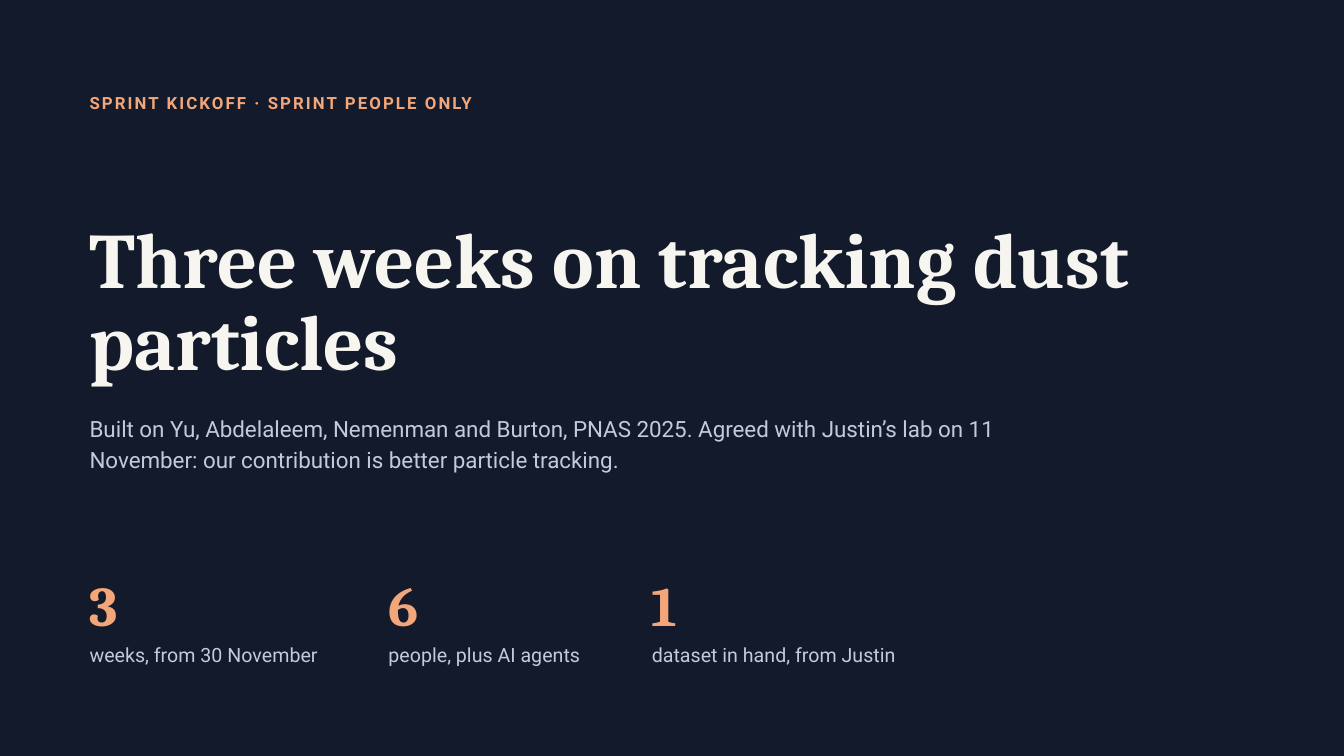
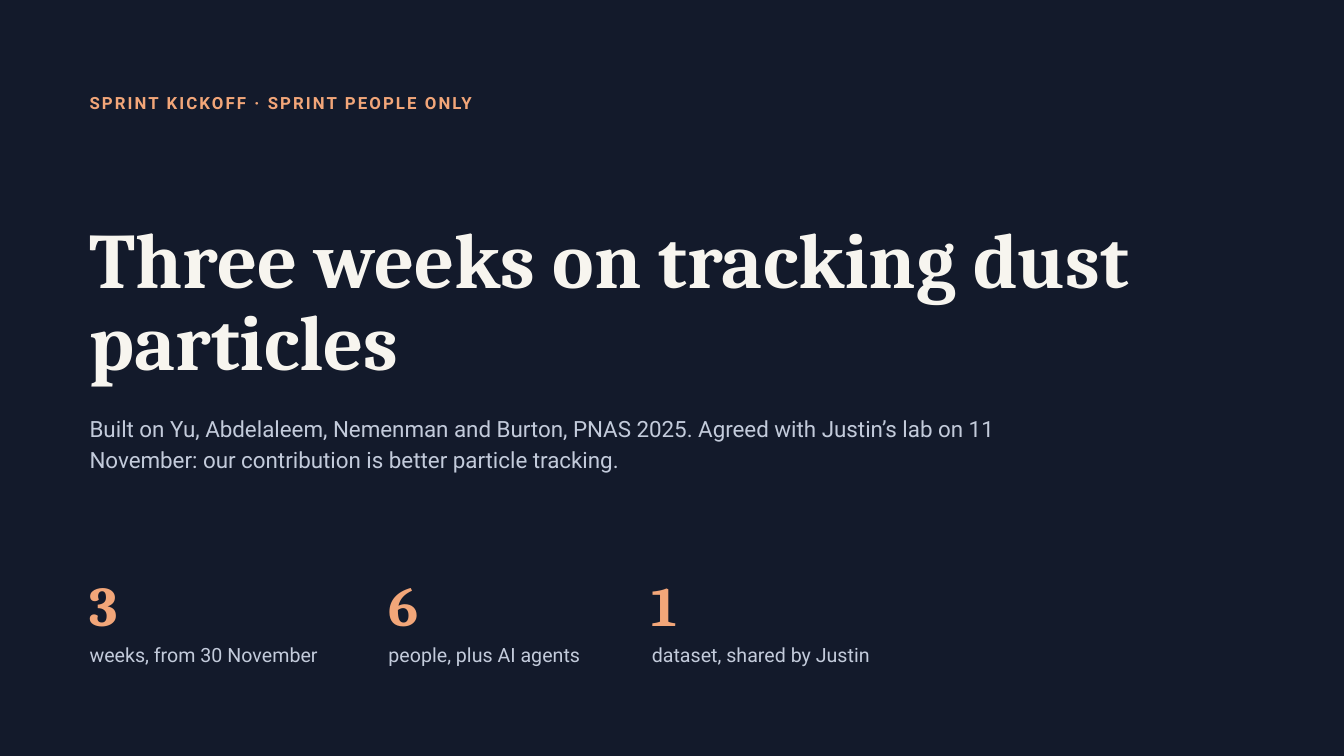
Before and after one commit to annacgilbert/TEMPEST-model-bake-off, a slide deck: slide 9 of shared/presentations/AI_agent_tutorial.pptx. Drawn at 1344x756 pixels with LibreOffice and Linux fonts; fonts in the diff are those of the drawing. Boxes give left, top, right and bottom in pixels: in the first picture for what was removed or moved away, otherwise in the second. Text is boxed around its words. In the diff, an @@ line names an element or a change of style, - is before the commit and + after.

```diff
--- a/shared/presentations/AI_agent_tutorial.pptx
+++ b/shared/presentations/AI_agent_tutorial.pptx
@@ text at [652,647,870,666]: text changed @@
-dataset in hand, from Justin
+dataset, shared by Justin
```
Also in this commit, not shown: 8 other slides changed, 5 other files.
